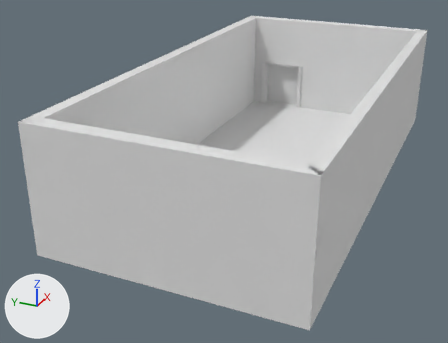
Two versions of the Blender file Blender/origoVecerka.blend, one commit apart.
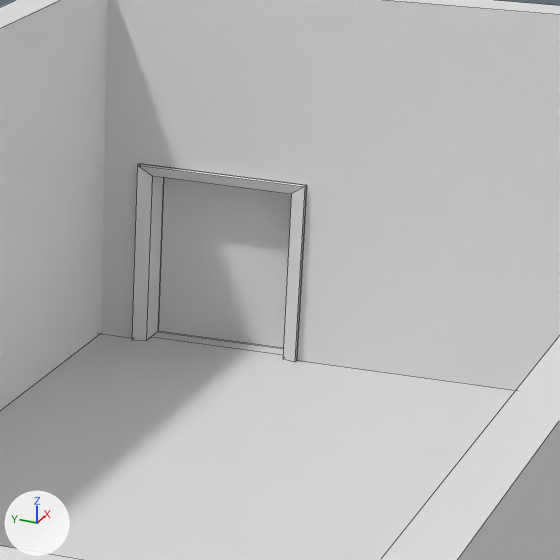
There are two pictures of each version: one whole from a 50 mm camera at (-488.0, -175.0, 236.0) aimed at (-33.0, 30.0, 9.0), one close up on the part from 51% to 81% of the width and 7% to 45% of the height. The lights are fixed; the arrows at lower left show +X, +Y and +Z. The close-ups show mesh edges as thin lines.
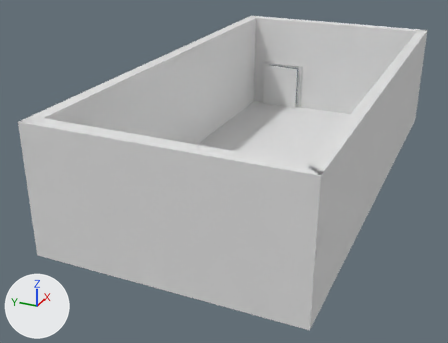
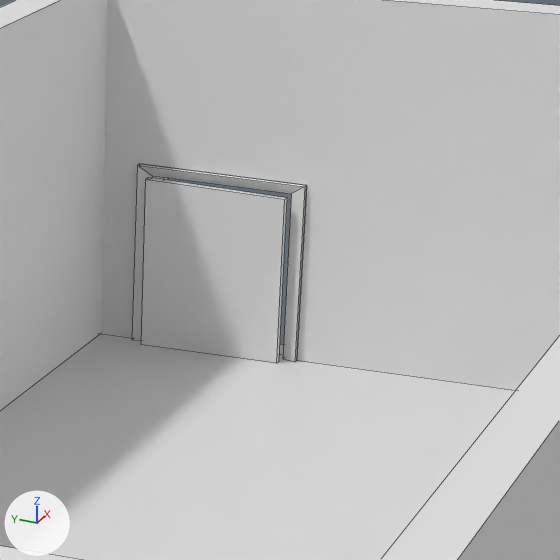
Where the newer file only moved an object's origin or applied its transform, the numbers keep the older frame.

Boxes [x1, y1, x2, y2] around the edits, measured in the close-ups (560 x 560 px):
'Cube', added
    after: [141, 177, 287, 363]
part 1 of me_plane_004, deleted
    before: [158, 177, 291, 349]

Diff of the bpy script that builds the scene:
```diff
--- a/Blender/origoVecerka.blend.py
+++ b/Blender/origoVecerka.blend.py
@@ me_plane_004 @@
 me_plane_004.from_pydata(...)  # 101 vertices, 78 faces, 9 loose edges; spans x -1.5..0.5, y -1.5..0.5, z -7.3..8.0
 # used by ob_plane_004; location = (194.5, 51.4, 25.6); rotation_euler = (-1.571, 0.0, 1.571), in degrees (-90, 0, 90); scale = (100.0, 50.0, 1.0)
+# me_plane_004 part 1: the loose piece of 8 vertices spanning x -0.2..0.2, y -0.4..0.5, z -2.7..-2.2 is deleted
@@ me_cube @@
+me_cube.from_pydata([(-3.8, -2.0, -17.1), (-3.8, 0.0, -17.1), (-3.8, 0.0, 30.2), (-1.8, -2.0, -17.1), (-1.8, 0.0, -17.1), (-1.8, 0.0, 30.2), (-3.8, 0.0, 30.2), (-3.8, -2.0, 29.0), (-1.8, -2.0, 28.9), (-1.8, -0.1, 30.2)], [], [(0, 7, 6, 2, 1), (1, 2, 5, 4), (4, 5, 9, 8, 3), (3, 8, 7, 0), (1, 4, 3, 0), (5, 2, 6, 9), (7, 8, 9, 6)])
@@ ob_cube @@
+ob_cube = bpy.data.objects.new('Cube', me_cube)
+ob_cube.location = (187.3, 75.7, 17.2)
+ob_cube.rotation_euler = (0.0, 0.0, 0.00194)  # degrees (0, 0, 0.1)
+ob_cube.scale = (1.0, 19.9, 1.0)
```
